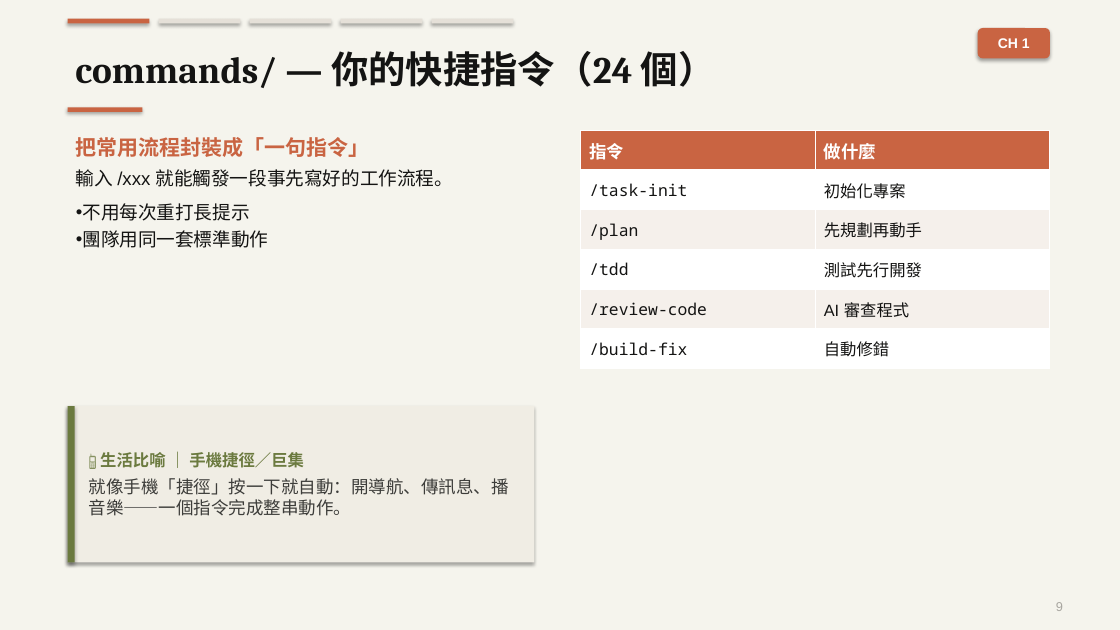
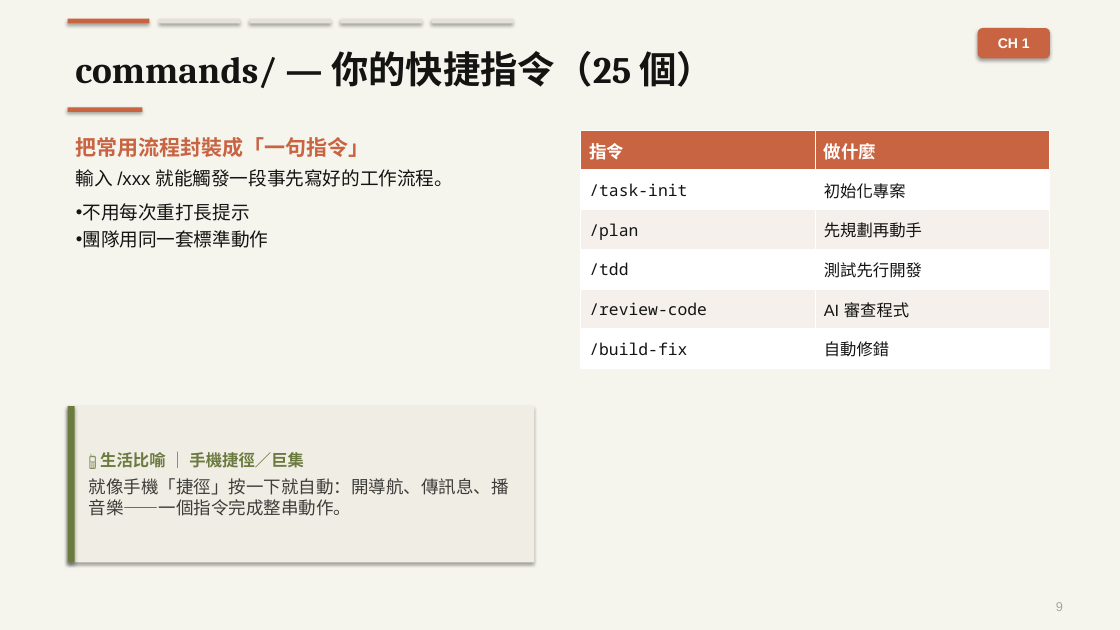
Before and after one commit to bheadwei/claude-GUNDAM-zh-tw, a slide deck: slide 9 of workshop/docs/slides/VibeCoding_Workshop.pptx. Drawn at 1120x630 pixels with LibreOffice and Linux fonts; fonts in the diff are those of the drawing. Boxes give left, top, right and bottom in pixels: in the first picture for what was removed or moved away, otherwise in the second. Text is boxed around its words. In the diff, an @@ line names an element or a change of style, - is before the commit and + after.

Commit message:
docs: 全文件對齊最新指令集（25 指令，含 /deploy）
- 速查卡移除已刪的 /statusline-style、新增 /deploy
- README/.claude/README 目錄樹計數修正：commands 23→25、rules 13→15、agents 13→14
- workshop pptx 指令數 24→25（手改版，逐塊 diff 確認僅改計數）
- prd statusline 彩蛋改為 BAR_STYLE/preview 新方式
- ui-page.md markdown 自動格式化

```diff
--- a/workshop/docs/slides/VibeCoding_Workshop.pptx
+++ b/workshop/docs/slides/VibeCoding_Workshop.pptx
@@ text at [75,51,715,88]: text changed @@
-commands/ — 你的快捷指令（24 個）
+commands/ — 你的快捷指令（25 個）
```
Also in this commit, not shown: 2 other slides changed, 5 other files.
